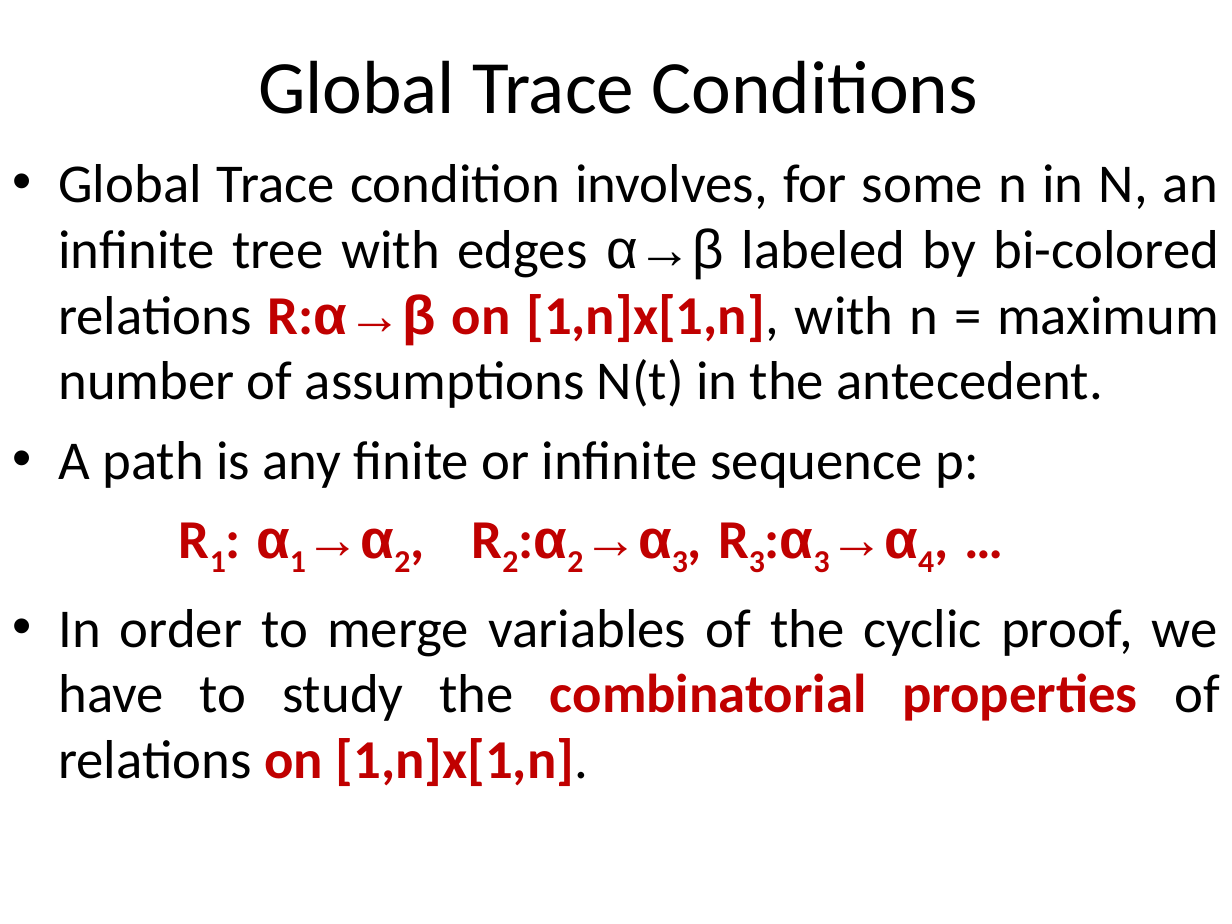
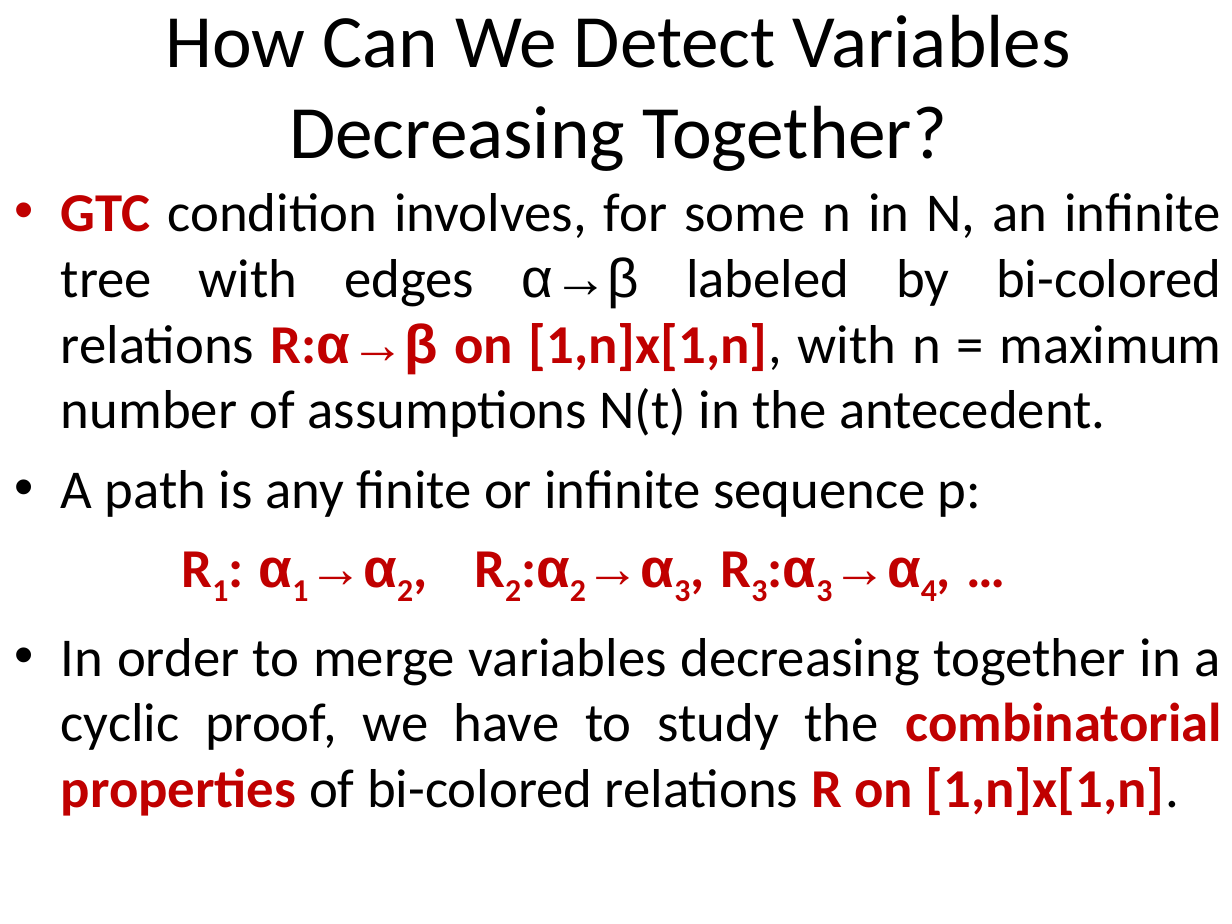
Before and after one commit to stefanoangeloberardi/GTC-injective, a slide deck: slide 9 of PDF/20260219-FUEFUKI24-Isawa Onsen-Injectivity-Slides.ppt. Drawn at 1232x924 pixels with LibreOffice and Linux fonts; fonts in the diff are those of the drawing. Boxes give left, top, right and bottom in pixels: in the first picture for what was removed or moved away, otherwise in the second. Text is boxed around its words. In the diff, an @@ line names an element or a change of style, - is before the commit and + after.

```diff
--- a/PDF/20260219-FUEFUKI24-Isawa Onsen-Injectivity-Slides.ppt
+++ b/PDF/20260219-FUEFUKI24-Isawa Onsen-Injectivity-Slides.ppt
@@ title at (165, 14, 1071, 171): text changed @@
-Global Trace Conditions
+How Can We Detect Variables Decreasing Together?
@@ text "GTC condition involves, for some ...": place and size @@
-text "GTC condition involves, for some ..." at (58, 164, 1220, 786)
+text "GTC condition involves, for some ..." at (61, 193, 1222, 816)
@@ text at (61, 193, 1222, 437): text changed @@
-• Global Trace condition involves, for some n in N, an infinite tree with edges α→β labeled by bi-colored relations R:α→β on [1,n]x[1,n], with n = maximum number of assumptions N(t) in the antecedent.
+• GTC condition involves, for some n in N, an infinite tree with edges α→β labeled by bi-colored relations R:α→β on [1,n]x[1,n], with n = maximum number of assumptions N(t) in the antecedent.
@@ text at (61, 638, 1222, 816): text changed @@
-• In order to merge variables of the cyclic proof, we have to study the combinatorial properties of relations on [1,n]x[1,n].
+• In order to merge variables decreasing together in a cyclic proof, we have to study the combinatorial properties of bi-colored relations R on [1,n]x[1,n].
```
Also in this commit, not shown: 7 other slides changed, 2 slides added, 1 slide removed.
